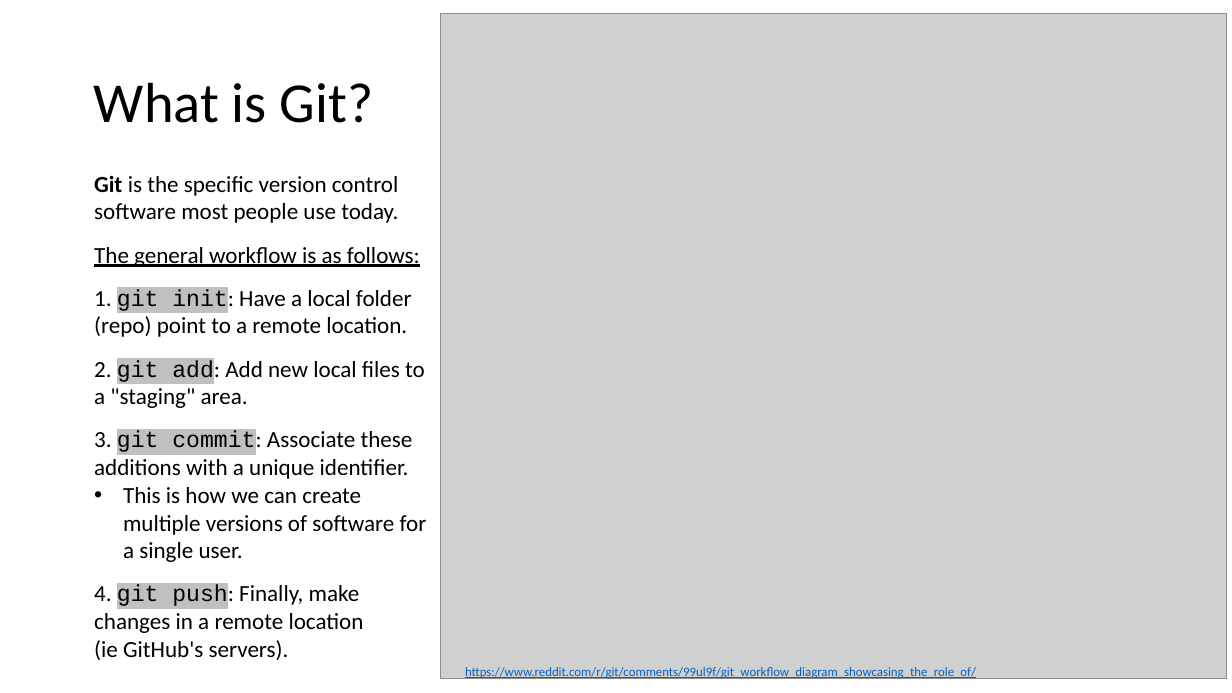
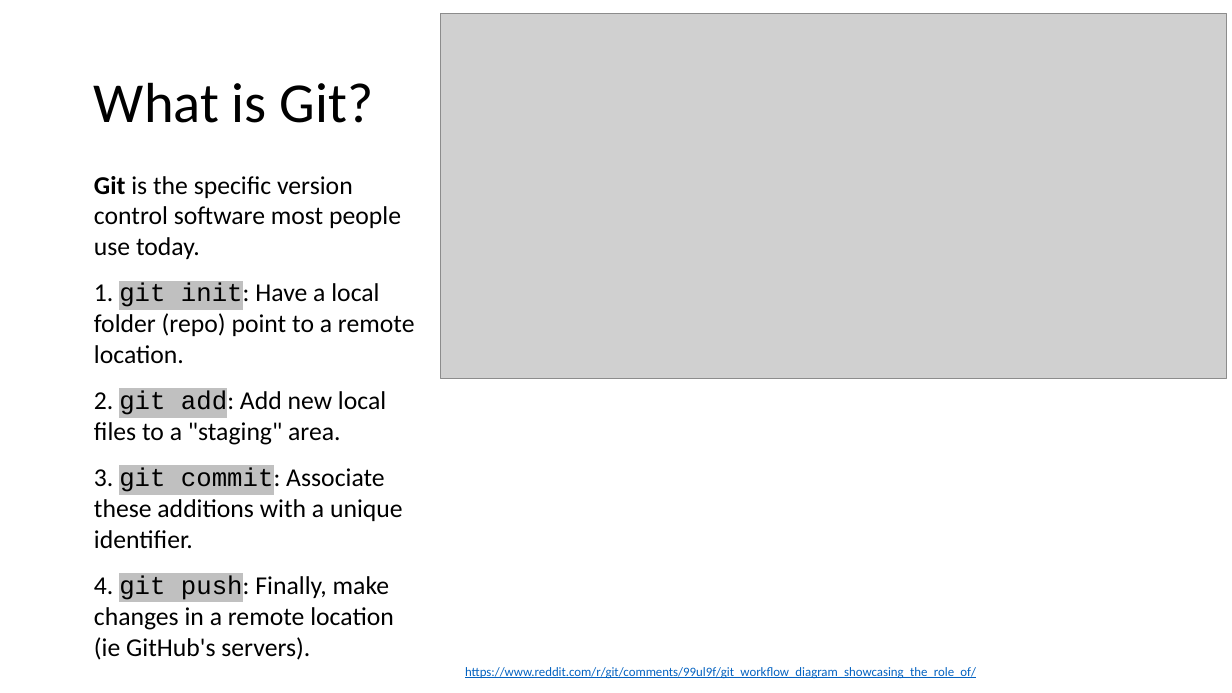
Before and after one commit to sriram-lab/github, a slide deck: slide 4 of GitHub-Intro.pptx (slide 7 before the commit). Drawn at 1232x693 pixels with LibreOffice and Linux fonts; fonts in the diff are those of the drawing; grey boxes stand for pictures. Boxes give left, top, right and bottom in pixels: in the first picture for what was removed or moved away, otherwise in the second. Text is boxed around its words. In the diff, an @@ line names an element or a change of style, - is before the commit and + after.

```diff
--- a/GitHub-Intro.pptx
+++ b/GitHub-Intro.pptx
@@ picture: place and size @@
-picture at (440, 13, 1226, 678)
+picture at (440, 13, 1226, 378)
@@ text "Git is the specific version ..." at (94, 176, 415, 660): size 18 to 20 pt @@
@@ text at (94, 247, 420, 267): paragraph removed @@
-The general workflow is as follows:
@@ text at (123, 487, 427, 562): paragraph removed @@
-• This is how we can create multiple versions of software for a single user.
```
Also in this commit, not shown: 9 other slides changed, 5 slides added, 1 slide removed.
